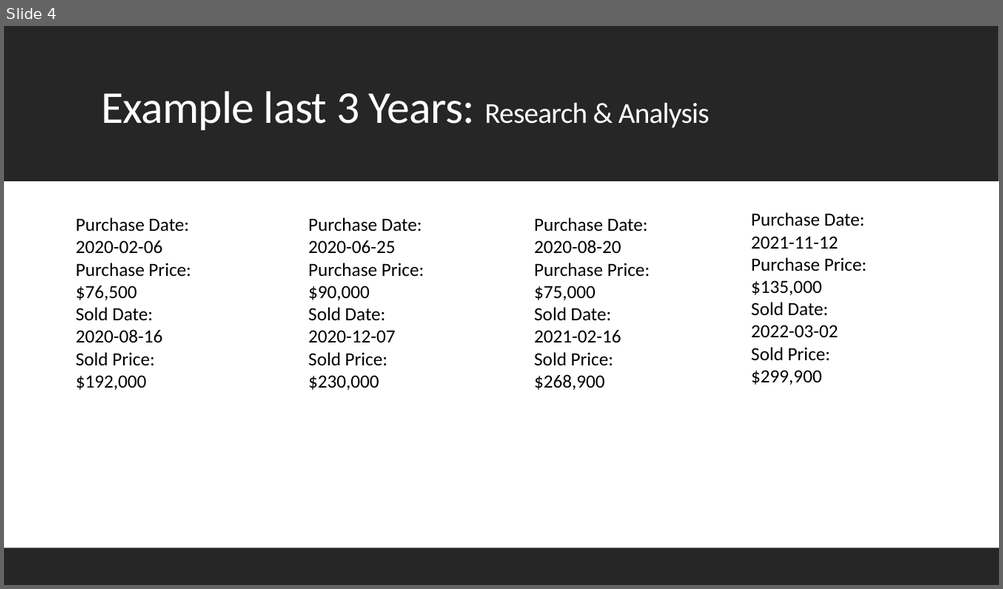
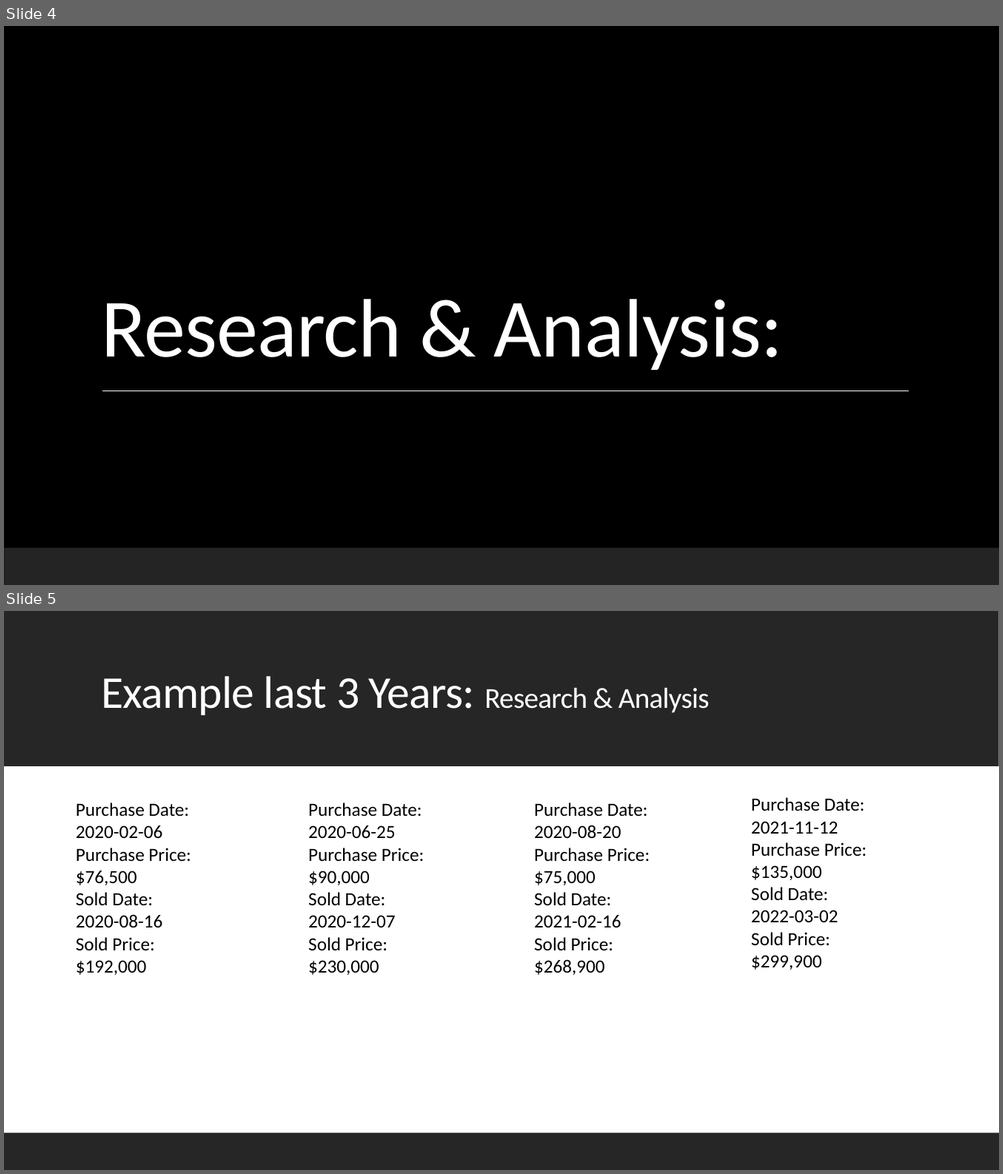
Before and after one commit to masaichig0/MobileHomePresentation, a slide deck: MobileHomeFlippingBusiness.pptx. Shown one above the other, each under a label of ours: slide 4 before the commit, slides 4 and 5 after it. The pictures are 1003x589 and 1003x1174 pixels, drawn with LibreOffice and Linux fonts; fonts in the diff are those of the drawing; background and template pictures are left out. Boxes give left, top, right and bottom in pixels: in the first picture for what was removed or moved away, otherwise in the second. Text is boxed around its words. In the diff, an @@ line names an element or a change of style, - is before the commit and + after.

```diff
--- a/MobileHomeFlippingBusiness.pptx
+++ b/MobileHomeFlippingBusiness.pptx
@@ slide 4 added at <box>4,26,999,585</box>, background picture (left out) @@
@@ rectangle added at <box>4,26,999,585</box>, fill #000000 @@
@@ title added at <box>101,299,782,370</box>, 80 pt, text #FFFFFF @@
+Research & Analysis:
@@ line added from (102, 391) to (908, 391), #FFFFFF 1 pt @@
@@ rectangle added at <box>4,548,999,585</box>, fill #262626 @@
@@ rectangle added at <box>4,548,999,585</box>, fill #262626 at 95% opacity @@
@@ what was slide 4 is now slide 5 @@
```
Also in this commit, not shown: 2 slides changed, 1 other file.
